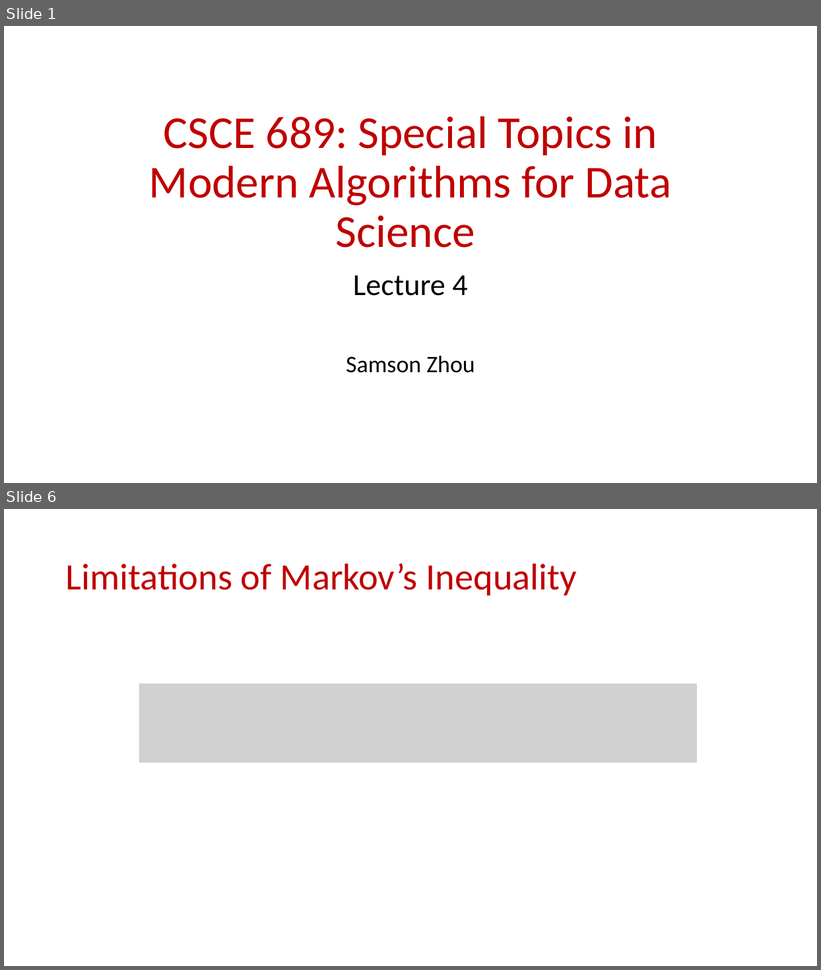
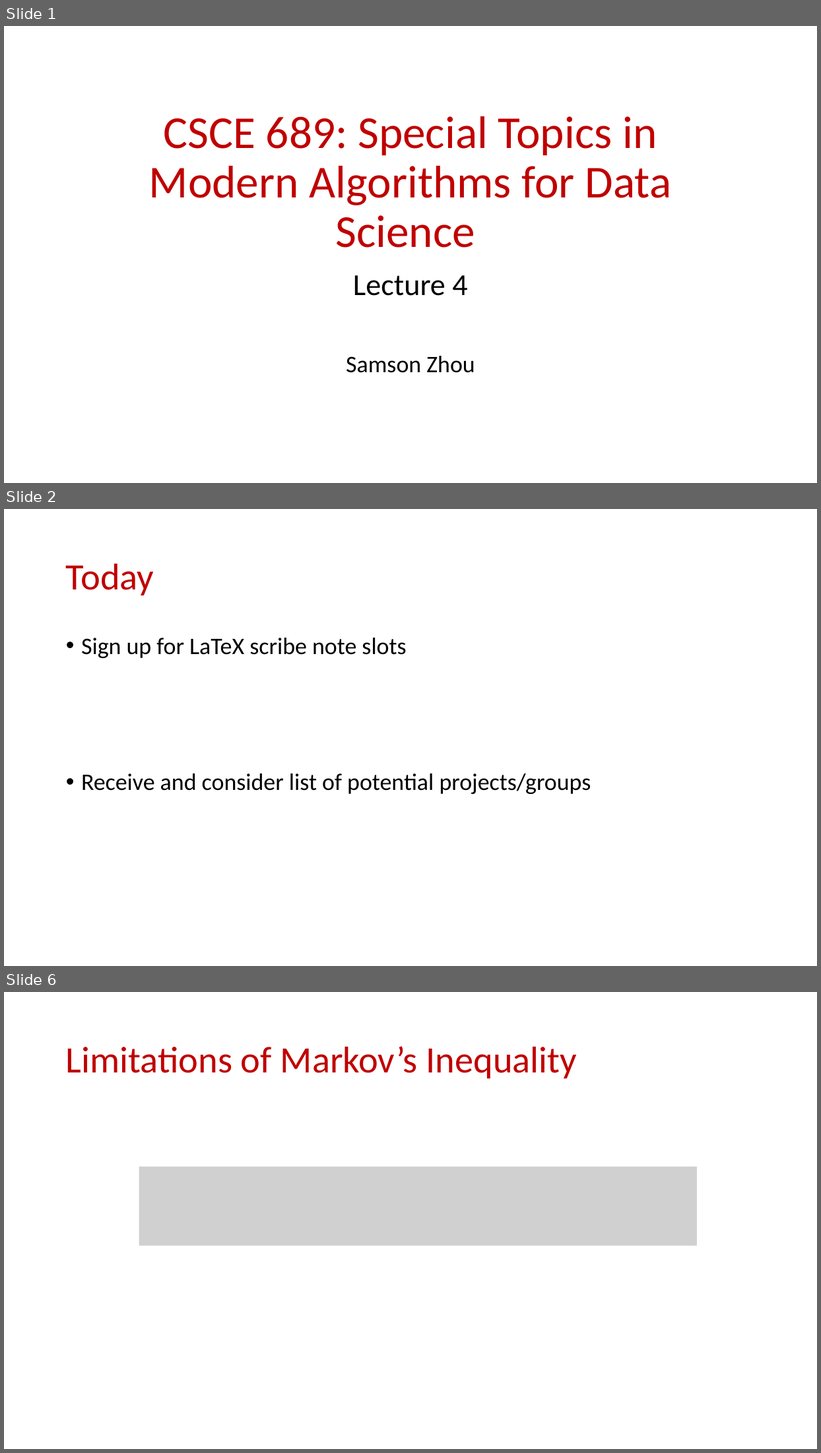
Before and after one commit to samsonzhou/samsonzhou.github.io, a slide deck: CSCE689-23/L4.pptx. Shown one above the other, each under a label of ours: slides 1 and 6 before the commit, slides 1, 2 and 6 after it; the slides between them are not shown. The pictures are 821x970 and 821x1453 pixels, drawn with LibreOffice and Linux fonts; fonts in the diff are those of the drawing; grey boxes stand for pictures. Boxes give left, top, right and bottom in pixels: in the first picture for what was removed or moved away, otherwise in the second. Text is boxed around its words. In the diff, an @@ line names an element or a change of style, - is before the commit and + after.

```diff
--- a/CSCE689-23/L4.pptx
+++ b/CSCE689-23/L4.pptx
@@ slide 2 added at (x1=4, y1=509, x2=817, y2=966), background #FFFFFF @@
@@ title added at (x1=66, y1=563, x2=154, y2=595), 44 pt, text #C00000 @@
+Today
@@ text added at (x1=81, y1=638, x2=591, y2=794), 28 pt, text #000000 @@
+• Sign up for LaTeX scribe note slots
+• Receive and consider list of potential projects/groups
```
Also in this commit, not shown: 2 slides changed, 2 other slides added, 1 other file.
